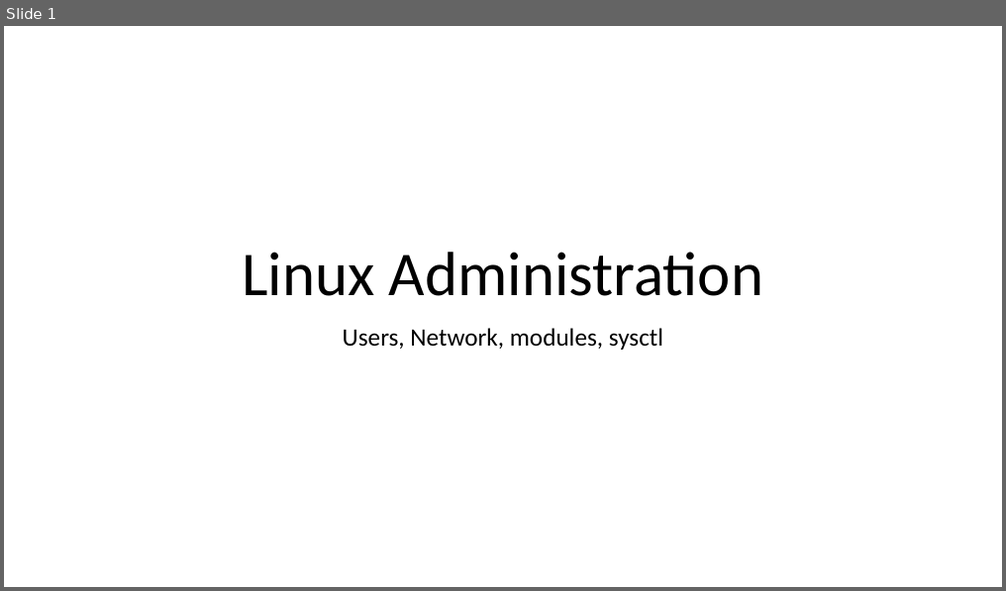
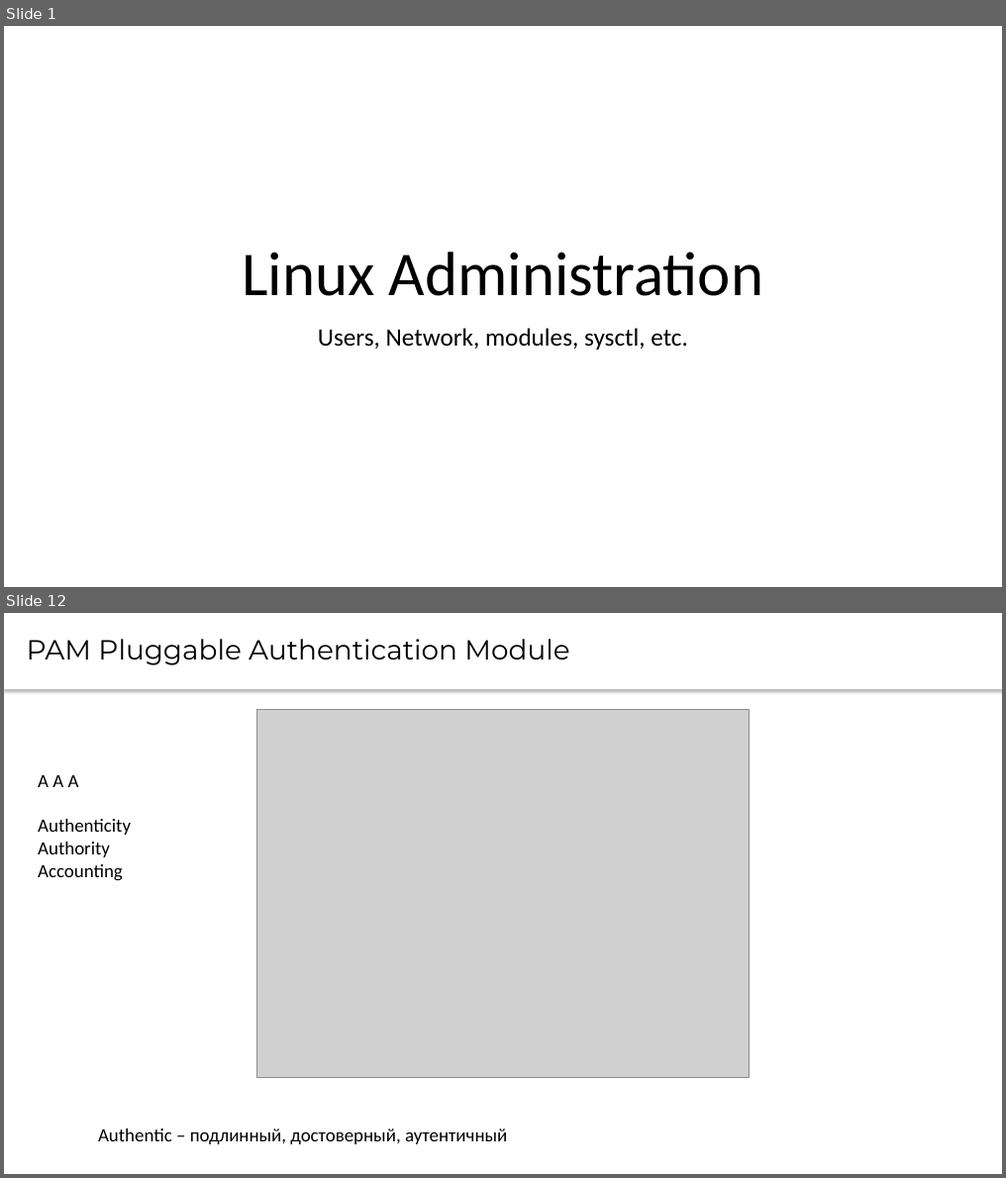
Before and after one commit to CsteerDevops1/lectures_devops2, a slide deck: LinuxAdm/LinuxAdm3.pptx. Shown one above the other, each under a label of ours: slide 1 before the commit, slides 1 and 12 after it; the slides between them are not shown. The pictures are 1006x591 and 1006x1178 pixels, drawn with LibreOffice and Linux fonts; fonts in the diff are those of the drawing; grey boxes stand for pictures. Boxes give left, top, right and bottom in pixels: in the first picture for what was removed or moved away, otherwise in the second. Text is boxed around its words. In the diff, an @@ line names an element or a change of style, - is before the commit and + after.

Commit message:
Added users lecture and homework

```diff
--- a/LinuxAdm/LinuxAdm3.pptx
+++ b/LinuxAdm/LinuxAdm3.pptx
@@ slide 12 added at (4, 613, 1002, 1174), background #FFFFFF @@
@@ text added at (4, 613, 1002, 689), fill #FFFFFF, 26.7 pt, text #000000 @@
+PAM Pluggable Authentication Module
@@ picture added at (257, 710, 748, 1078) @@
@@ text added at (38, 775, 131, 881), 18 pt, text #000000 @@
+A A A
+Authenticity
+Authority
+Accounting
@@ text added at (98, 1129, 507, 1145), 18 pt, text #000000 @@
+Authentic – подлинный, достоверный, аутентичный
@@ slide 1 changed as well @@
@@ subtitle at (318, 328, 688, 350): text changed @@
-Users, Network, modules, sysctl
+Users, Network, modules, sysctl, etc.
```
Also in this commit, not shown: 16 other slides added, 1 slide removed, 1 other file.
